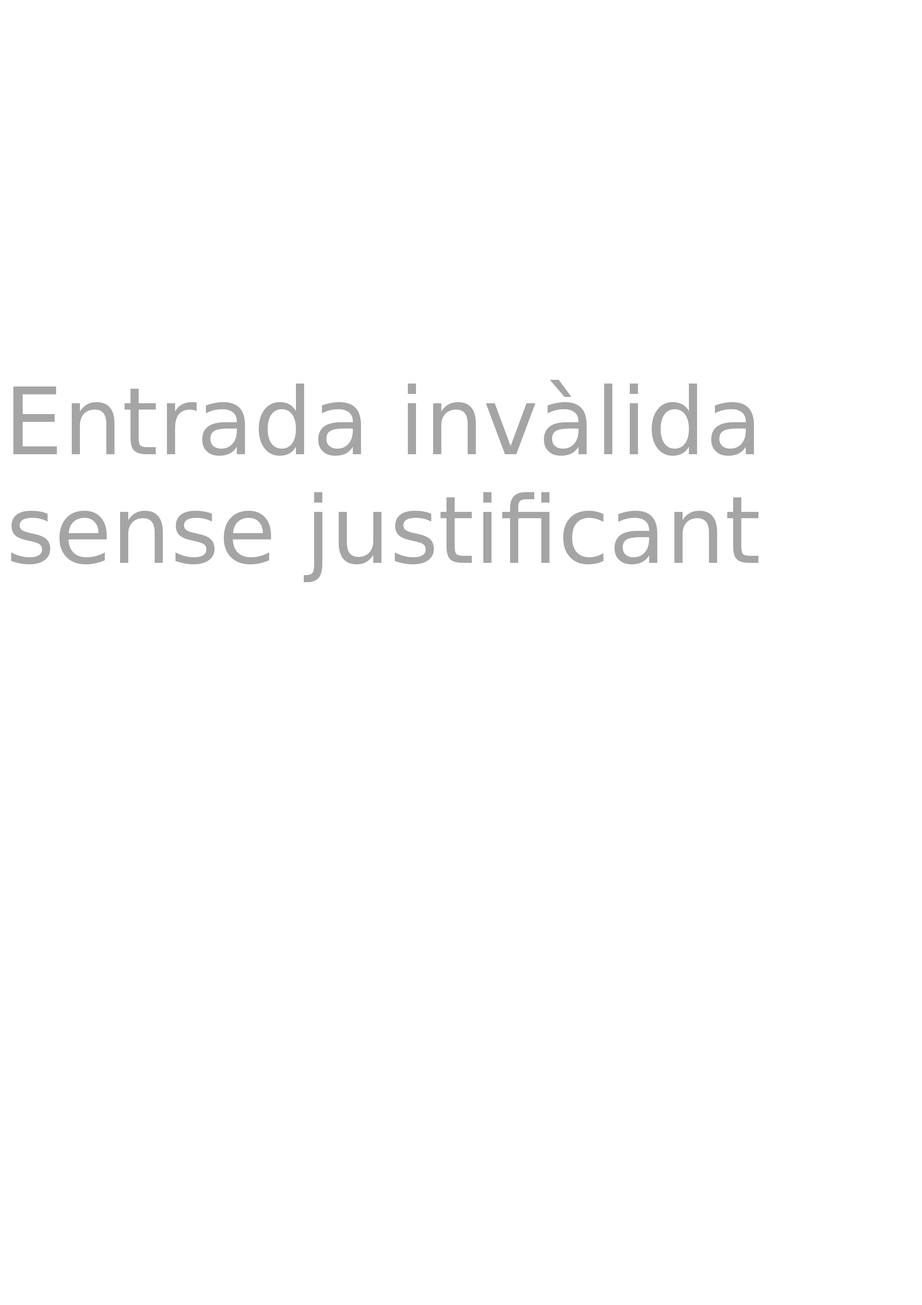
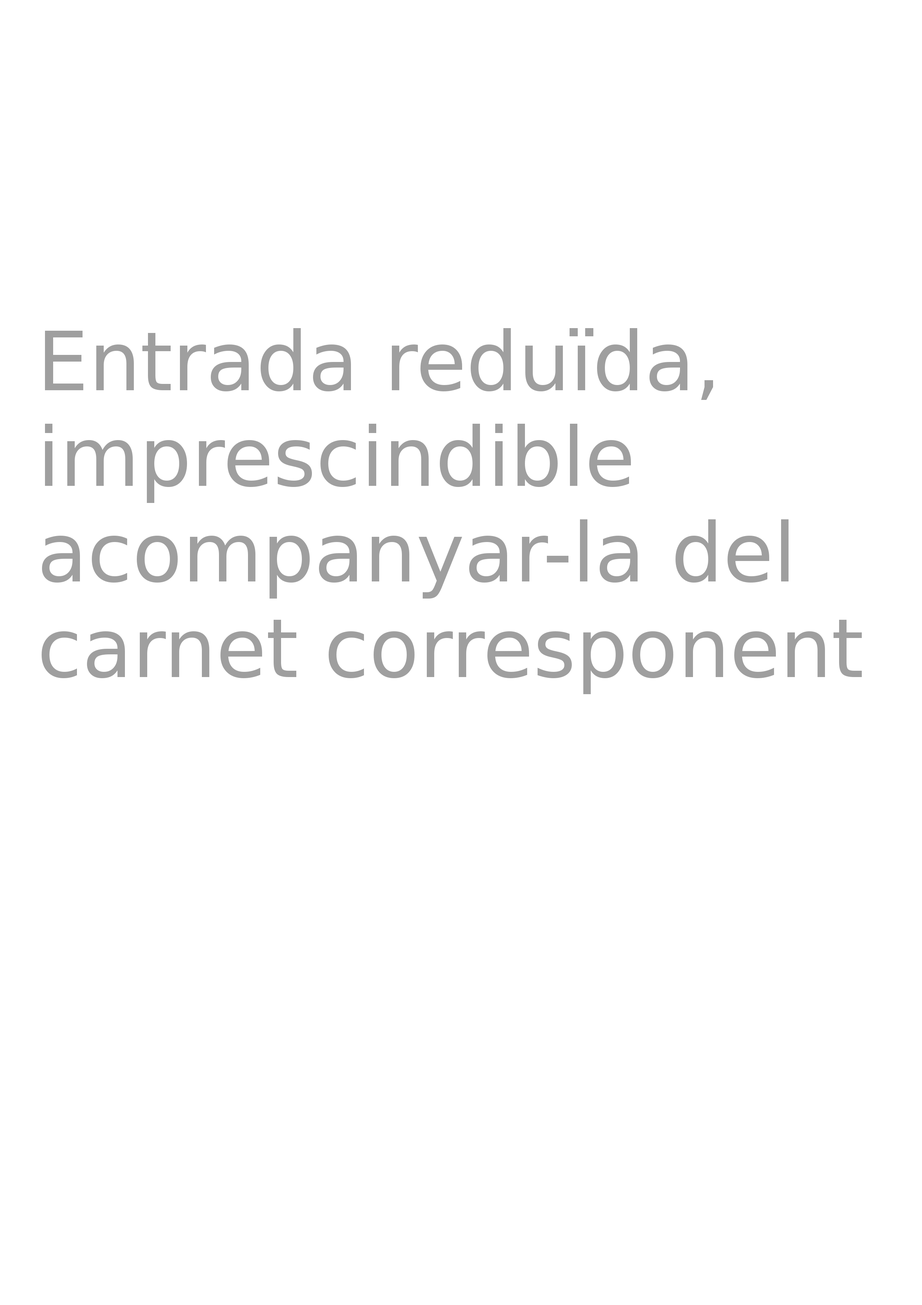
The second 922px x 1305px image is a revision of the first. Changes to its layers:
renamed "Entrada invàlida ..." to "Entrada reduïda, imprescindibl...", painted on it over [11,328,863,694]
